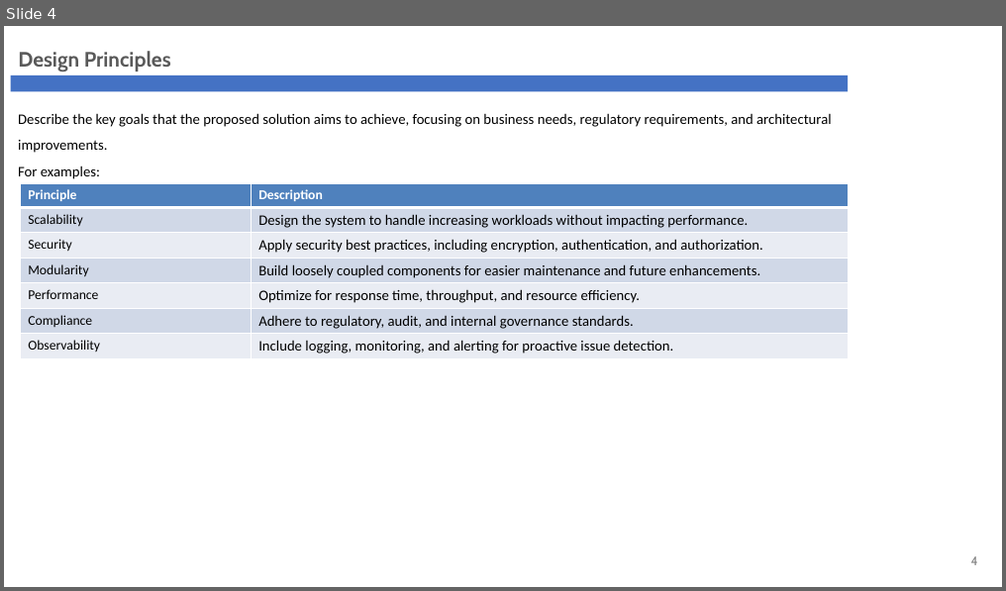
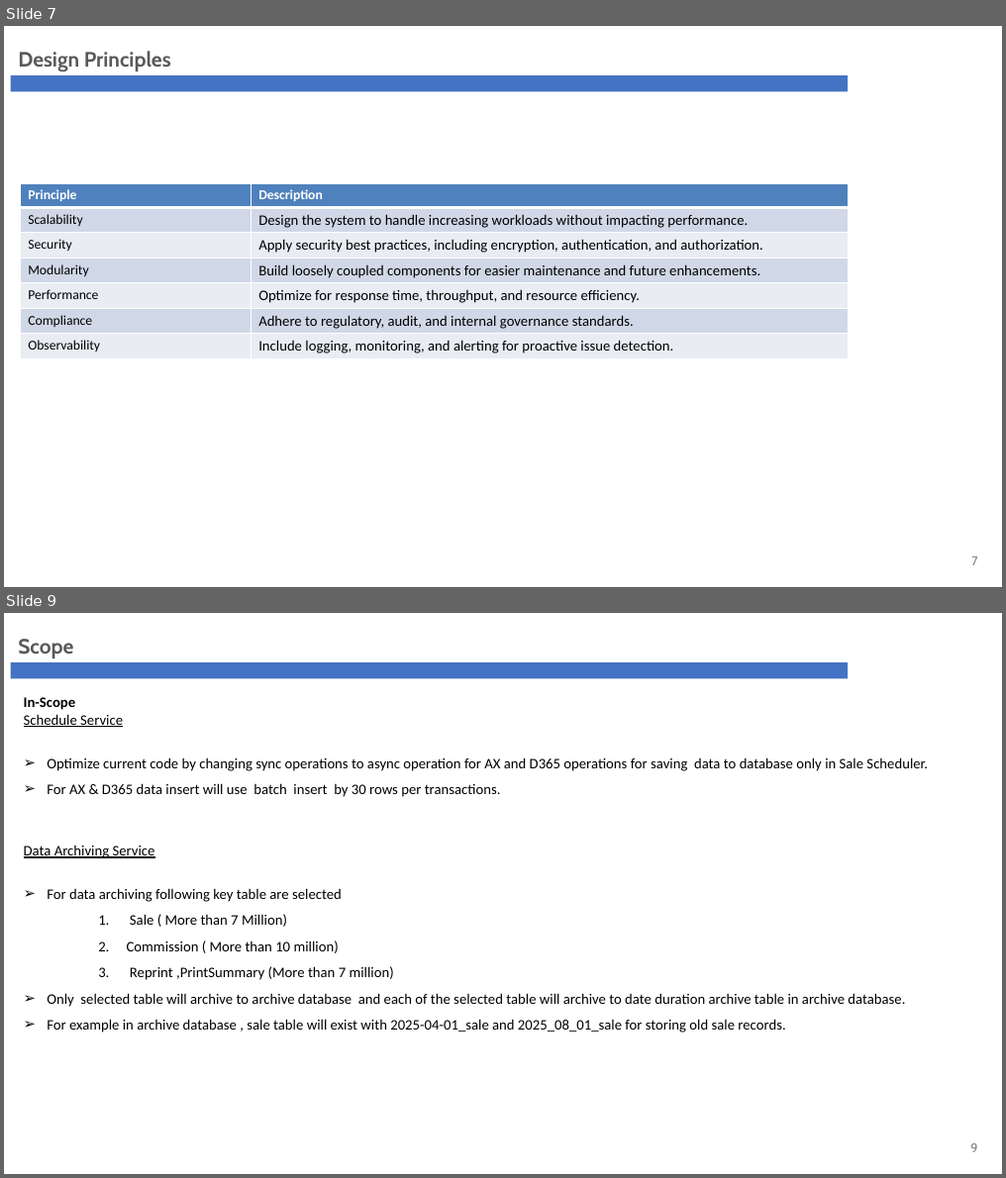
Before and after one commit to phyothuhan26/MySolutions, a slide deck: GandG_YPS/Presentation/G&G_Revamp_ARB.pptx. Shown one above the other, each under a label of ours: slide 4 before the commit, slides 7 and 9 after it; the slides between them are not shown. The pictures are 1006x591 and 1006x1178 pixels, drawn with LibreOffice and Linux fonts; fonts in the diff are those of the drawing; background and template pictures are left out. Boxes give left, top, right and bottom in pixels: in the first picture for what was removed or moved away, otherwise in the second. Text is boxed around its words. In the diff, an @@ line names an element or a change of style, - is before the commit and + after.

Commit message:
g&g archive march 31

```diff
--- a/GandG_YPS/Presentation/G&G_Revamp_ARB.pptx
+++ b/GandG_YPS/Presentation/G&G_Revamp_ARB.pptx
@@ slide 9 added at <box>4,613,1002,1174</box>, background #FFFFFF; not listed: 1 template element that a slide beside it also shows @@
@@ text added at <box>18,639,73,659</box>, 20 pt, text #595959, bold @@
+Scope
@@ text added at <box>24,697,928,1033</box>, 14 pt, text #000000 @@
+In-Scope
+Schedule Service
+➢ Optimize current code by changing sync operations to async operation for AX and D365 operations for saving data to database only in Sale Scheduler.
+➢ For AX & D365 data insert will use batch insert by 30 rows per transactions.
+Data Archiving Service
+➢ For data archiving following key table are selected
+    1. Sale ( More than 7 Million)
+    2. Commission ( More than 10 million)
+    3. Reprint ,PrintSummary (More than 7 million)
+➢ Only selected table will archive to archive database and each of the selected table will archive to date duration archive table in archive database.
+➢ For example in archive database , sale table will exist with 2025-04-01_sale and 2025_08_01_sale for storing old sale records.
@@ page number added at <box>970,1144,977,1153</box>, 12 pt, text #808080 @@
+9
@@ what was slide 4 is now slide 7 @@
@@ slide 7 changed as well @@
@@ text removed at <box>18,113,831,179</box> @@
-Describe the key goals that the proposed solution aims to achieve, focusing on business needs, regulatory requirements, and architectural improvements.
-For examples:
@@ page number at <box>971,557,977,566</box>: text changed @@
-4
+7
```
Also in this commit, not shown: 3 other slides changed, 20 other slides added, 16 slides removed, 16 other files.
